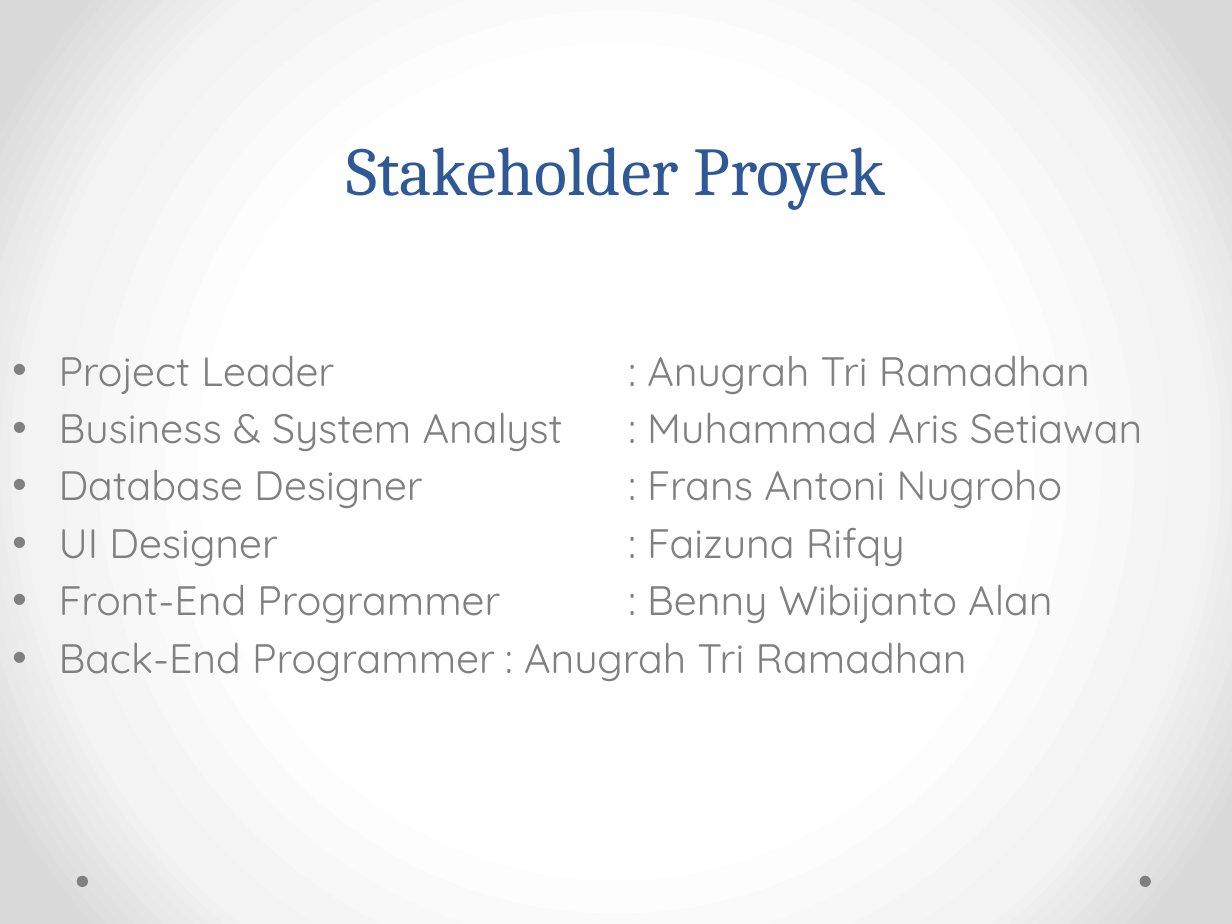
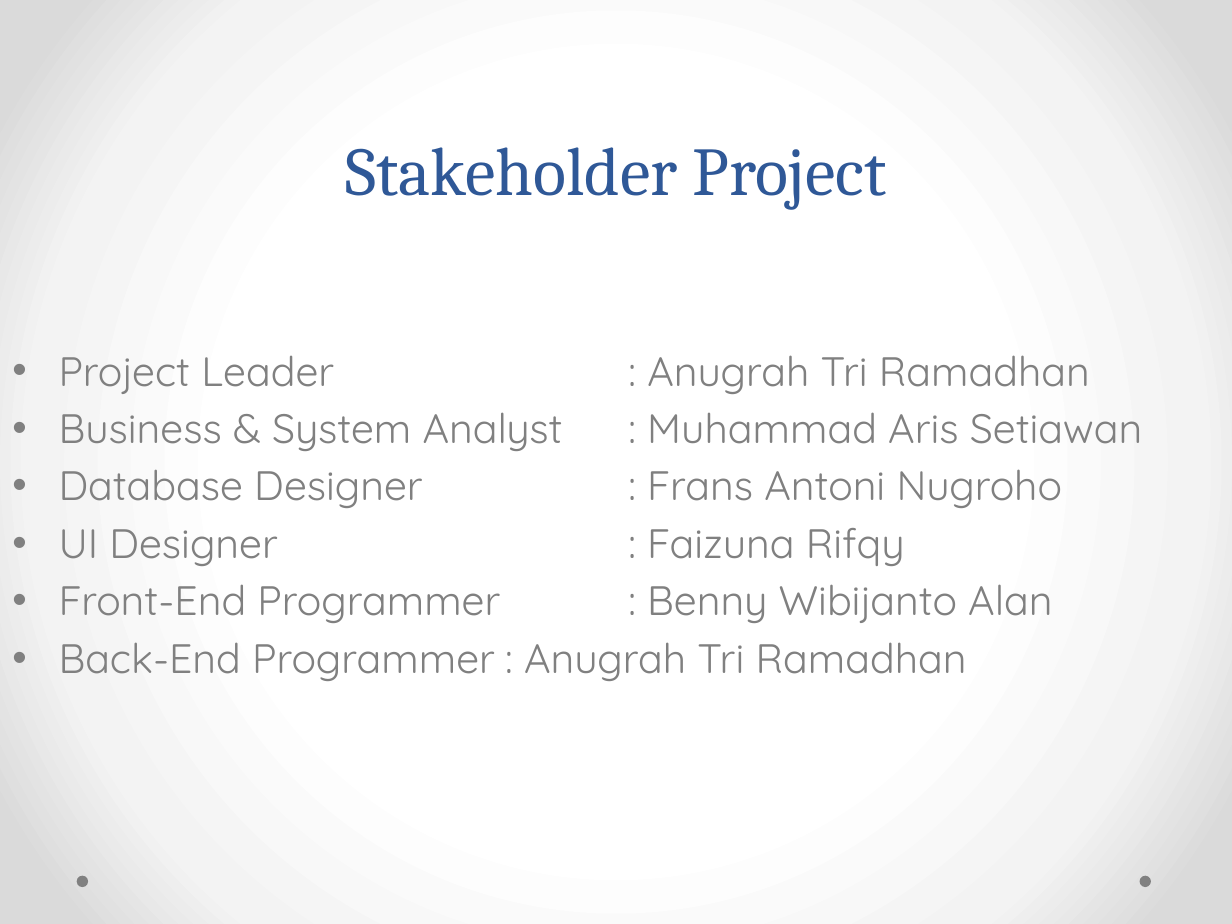
Before and after one commit to RamaReksotinoyo/PPL4612-KELOMPOK-3, a slide deck: slide 4 of presentasi_uts.pptx. Drawn at 1232x924 pixels with LibreOffice and Linux fonts; fonts in the diff are those of the drawing. Boxes give left, top, right and bottom in pixels: in the first picture for what was removed or moved away, otherwise in the second. Text is boxed around its words. In the diff, an @@ line names an element or a change of style, - is before the commit and + after.

```diff
--- a/presentasi_uts.pptx
+++ b/presentasi_uts.pptx
@@ title at (345,147,887,210): text changed @@
-Stakeholder Proyek
+Stakeholder Project
```
Also in this commit, not shown: 1 other slide changed, 5 slides added, 7 slides removed.
